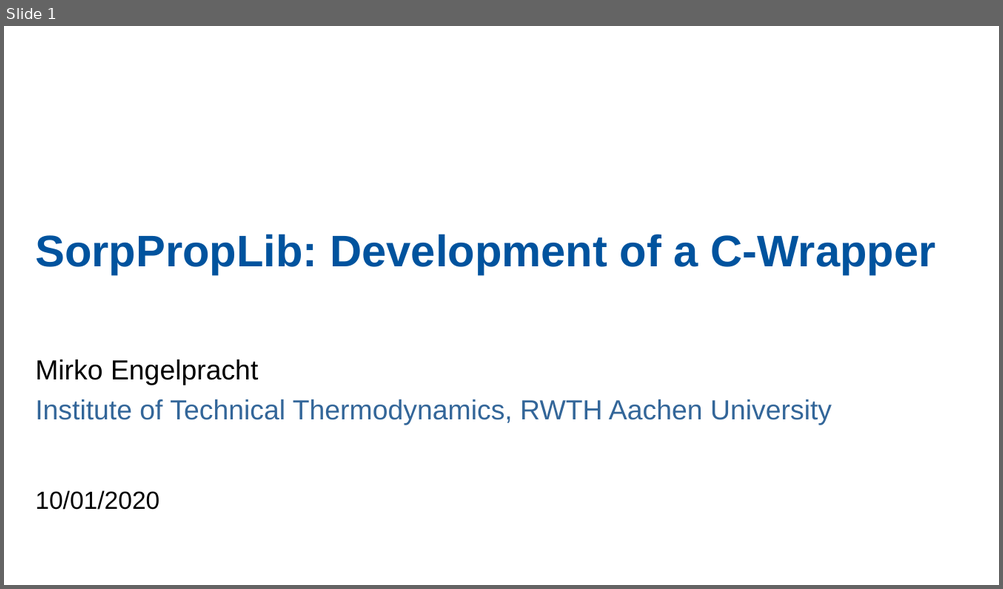
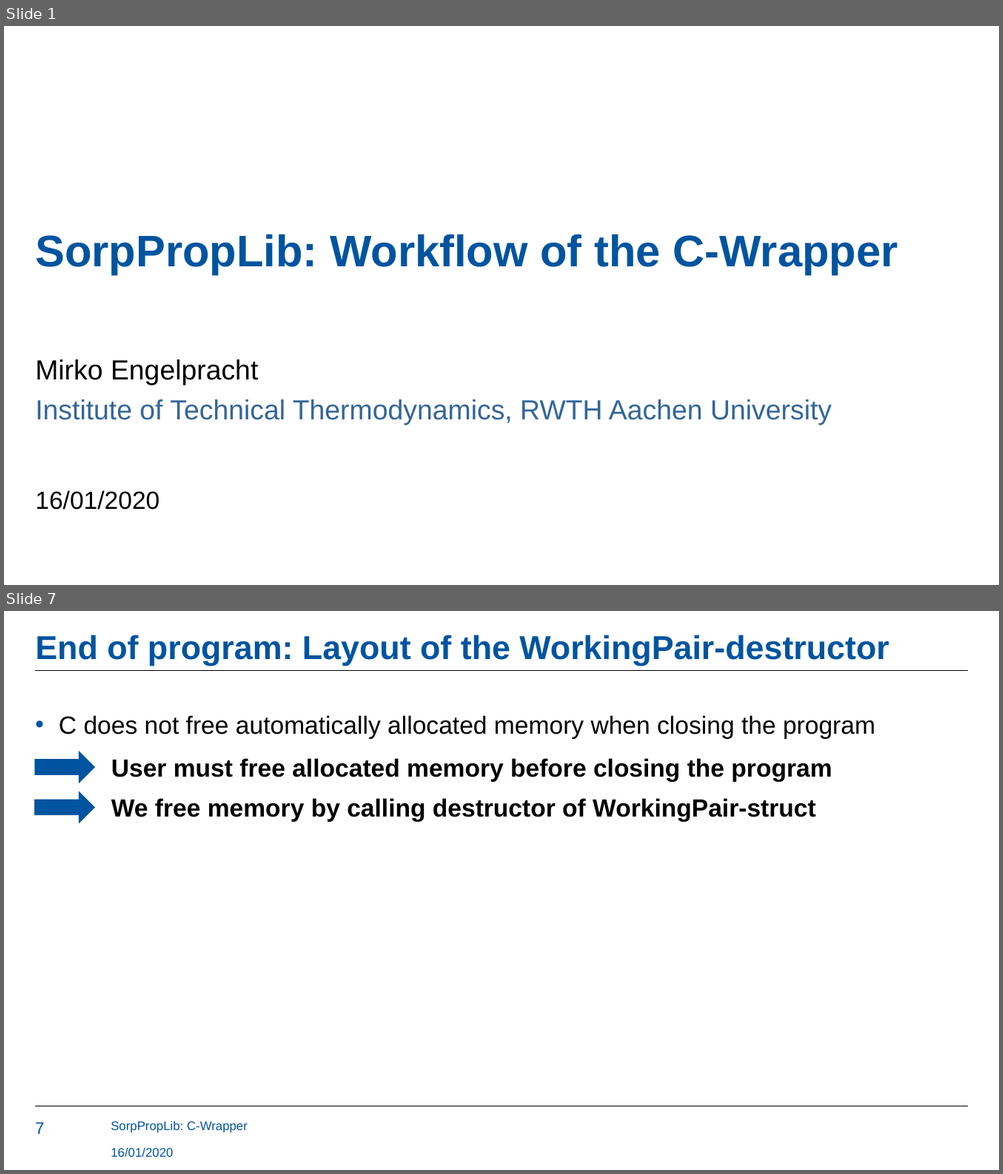
Before and after one commit to carlesRT/sorpproplib_JSON, a slide deck: c_wrapper/SorpPropLib_CWrapper.pptx. Shown one above the other, each under a label of ours: slide 1 before the commit, slides 1 and 7 after it; the slides between them are not shown. The pictures are 1003x589 and 1003x1174 pixels, drawn with LibreOffice and Linux fonts; fonts in the diff are those of the drawing; background and template pictures are left out. Boxes give left, top, right and bottom in pixels: in the first picture for what was removed or moved away, otherwise in the second. Text is boxed around its words. In the diff, an @@ line names an element or a change of style, - is before the commit and + after.

Commit message:
Updated workflow of C wrapper

```diff
--- a/c_wrapper/SorpPropLib_CWrapper.pptx
+++ b/c_wrapper/SorpPropLib_CWrapper.pptx
@@ slide 7 added at (4, 611, 999, 1170), background #FFFFFF @@
@@ title added at (35, 635, 888, 666), 24 pt, text #00549F, bold @@
+End of program: Layout of the WorkingPair-destructor
@@ line added from (35, 671) to (967, 671), #000000 0.5 pt @@
@@ text added at (59, 715, 875, 738), 18 pt, text #000000 @@
+• C does not free automatically allocated memory when closing the program
@@ right arrow added at (35, 752, 94, 782), fill #00549F, outline #00549F 1 pt @@
@@ text added at (111, 758, 831, 781), 18 pt, text #000000, bold @@
+User must free allocated memory before closing the program
@@ right arrow added at (35, 793, 94, 823), fill #00549F, outline #00549F 1 pt @@
@@ text added at (111, 798, 816, 821), 18 pt, text #000000, bold @@
+We free memory by calling destructor of WorkingPair-struct
@@ line added from (35, 1106) to (967, 1106), #000000 0.5 pt @@
@@ text added at (111, 1121, 247, 1133), 9 pt, text #00549F @@
+SorpPropLib: C-Wrapper
@@ page number added at (35, 1122, 44, 1134), 12 pt, text #00549F @@
+7
@@ text added at (111, 1147, 173, 1158), 9 pt, text #00549F @@
+16/01/2020
@@ slide 1 changed as well @@
@@ title at (35, 234, 897, 275): text changed; text colour #00539E to #00549F @@
-SorpPropLib: Development of a C-Wrapper
+SorpPropLib: Workflow of the C-Wrapper
@@ text at (35, 491, 159, 510): text changed @@
-10/01/2020
+16/01/2020
```
Also in this commit, not shown: 6 other slides changed, 6 other slides added, 7 slides removed.
